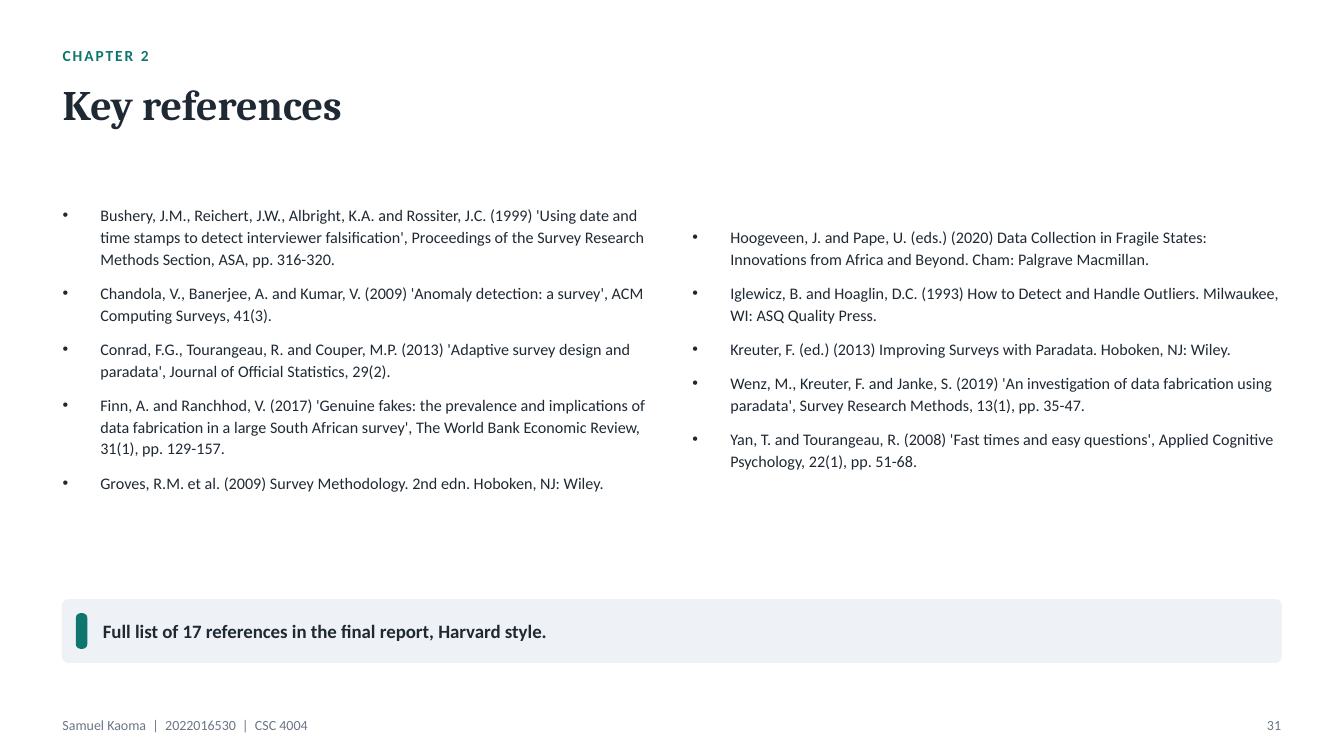
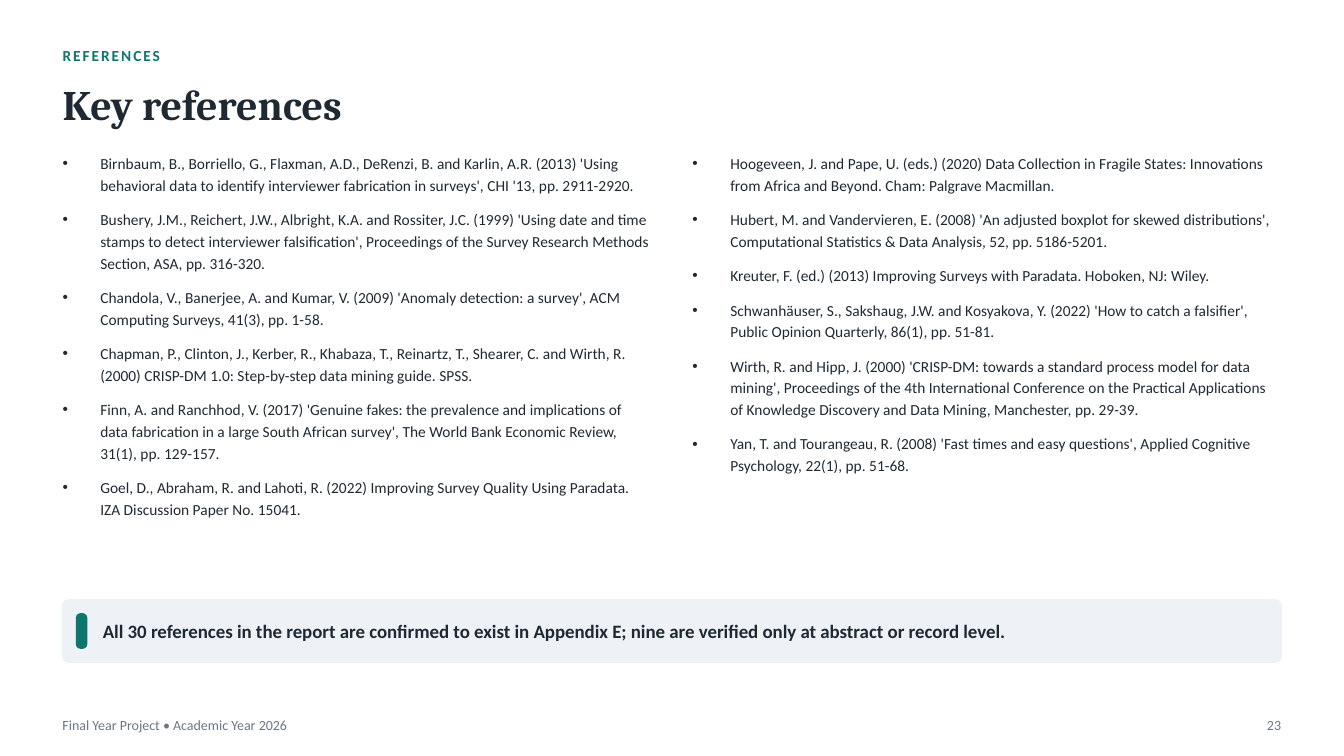
Before and after one commit to Samuelkaoma-eng/SKACE-TIME-DATA, a slide deck: slide 23 of docs/deliverables/Kaoma_Paradata_Presentation.pptx (slide 31 before the commit). Drawn at 1344x756 pixels with LibreOffice and Linux fonts; fonts in the diff are those of the drawing. Boxes give left, top, right and bottom in pixels: in the first picture for what was removed or moved away, otherwise in the second. Text is boxed around its words. In the diff, an @@ line names an element or a change of style, - is before the commit and + after.

Commit message:
Update the presentation deck
Recall gains in percentage points, the stress baseline on the baseline
slide, scaling as cost per interview, canonical profiles on the data slide,
data-quality flags named on the demo slide, and the reference check stated
as in Appendix E. Architecture now comes before data and lists the modules;
footer and slide numbers follow the template; 26 slides cut to 24.

```diff
--- a/docs/deliverables/Kaoma_Paradata_Presentation.pptx
+++ b/docs/deliverables/Kaoma_Paradata_Presentation.pptx
@@ text at (63,51,160,61): text changed @@
-CHAPTER 2
+REFERENCES
@@ text "Birnbaum, B., Borriello, G., Flaxman, ..." at (100,158,648,518): vertical alignment middle to top @@
@@ text at (100,158,633,194): paragraph added @@
+• Birnbaum, B., Borriello, G., Flaxman, A.D., DeRenzi, B. and Karlin, A.R. (2013) 'Using behavioral data to identify interviewer fabrication in surveys', CHI '13, pp. 2911-2920.
@@ text "Hoogeveen, J. and Pape, U. ..." at (730,158,1270,474): vertical alignment middle to top @@
@@ text at (730,158,1263,474): size 11.5 to 11 pt in "Hoogeveen, J. and Pape, U. (eds.) (2020) ...", "Kreuter, F. (ed.) (2013) Improving Surveys with ...", "Yan, T. and Tourangeau, R. (2008) 'Fast ..." @@
@@ text at (100,214,648,462): size 11.5 to 11 pt in "Bushery, J.M., Reichert, J.W., Albright, K.A. and ...", "Finn, A. and Ranchhod, V. (2017) 'Genuine ..." @@
@@ text at (730,214,1270,250): text changed; size 11.5 to 11 pt @@
-• Iglewicz, B. and Hoaglin, D.C. (1993) How to Detect and Handle Outliers. Milwaukee, WI: ASQ Quality Press.
+• Hubert, M. and Vandervieren, E. (2008) 'An adjusted boxplot for skewed distributions', Computational Statistics & Data Analysis, 52, pp. 5186-5201.
@@ text at (100,292,625,384): text changed; size 11.5 to 11 pt @@
-• Chandola, V., Banerjee, A. and Kumar, V. (2009) 'Anomaly detection: a survey', ACM Computing Surveys, 41(3).
-• Conrad, F.G., Tourangeau, R. and Couper, M.P. (2013) 'Adaptive survey design and paradata', Journal of Official Statistics, 29(2).
+• Chandola, V., Banerjee, A. and Kumar, V. (2009) 'Anomaly detection: a survey', ACM Computing Surveys, 41(3), pp. 1-58.
+• Chapman, P., Clinton, J., Kerber, R., Khabaza, T., Reinartz, T., Shearer, C. and Wirth, R. (2000) CRISP-DM 1.0: Step-by-step data mining guide. SPSS.
@@ text at (730,305,1266,418): text changed; size 11.5 to 11 pt @@
-• Wenz, M., Kreuter, F. and Janke, S. (2019) 'An investigation of data fabrication using paradata', Survey Research Methods, 13(1), pp. 35-47.
+• Schwanhäuser, S., Sakshaug, J.W. and Kosyakova, Y. (2022) 'How to catch a falsifier', Public Opinion Quarterly, 86(1), pp. 51-81.
+• Wirth, R. and Hipp, J. (2000) 'CRISP-DM: towards a standard process model for data mining', Proceedings of the 4th International Conference on the Practical Applications of Knowledge Discovery and Data Mining, Manchester, pp. 29-39.
@@ text at (100,482,629,518): text changed; size 11.5 to 11 pt @@
-• Groves, R.M. et al. (2009) Survey Methodology. 2nd edn. Hoboken, NJ: Wiley.
+• Goel, D., Abraham, R. and Lahoti, R. (2022) Improving Survey Quality Using Paradata. IZA Discussion Paper No. 15041.
@@ text at (103,624,1005,641): text changed @@
-Full list of 17 references in the final report, Harvard style.
+All 30 references in the report are confirmed to exist in Appendix E; nine are verified only at abstract or record level.
@@ text at (62,720,287,733): text changed @@
-Samuel Kaoma | 2022016530 | CSC 4004
+Final Year Project • Academic Year 2026
@@ page number at (1267,721,1281,730): text changed @@
-31
+23
```
Also in this commit, not shown: 9 other slides changed, 14 slides added, 21 slides removed.
